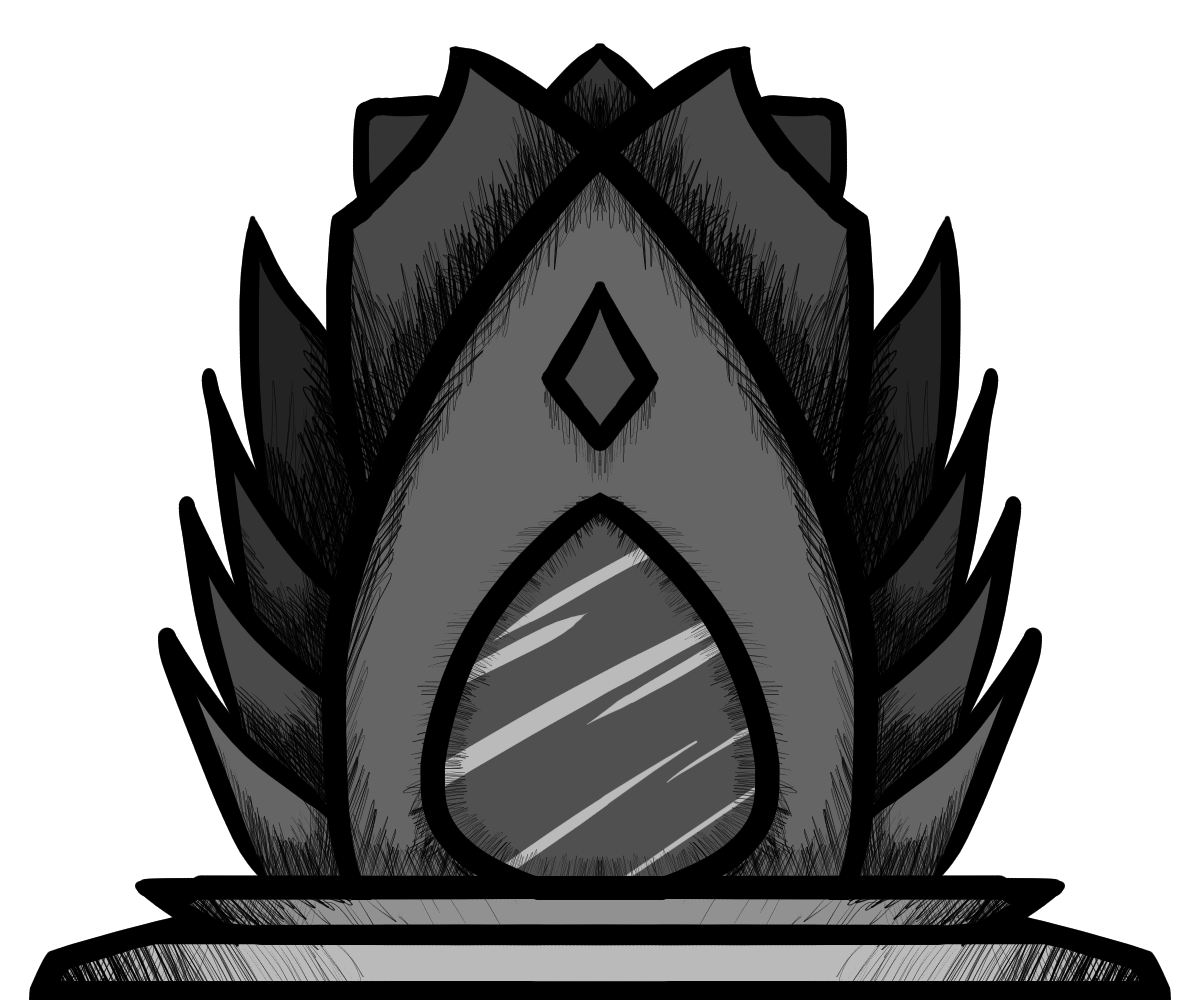
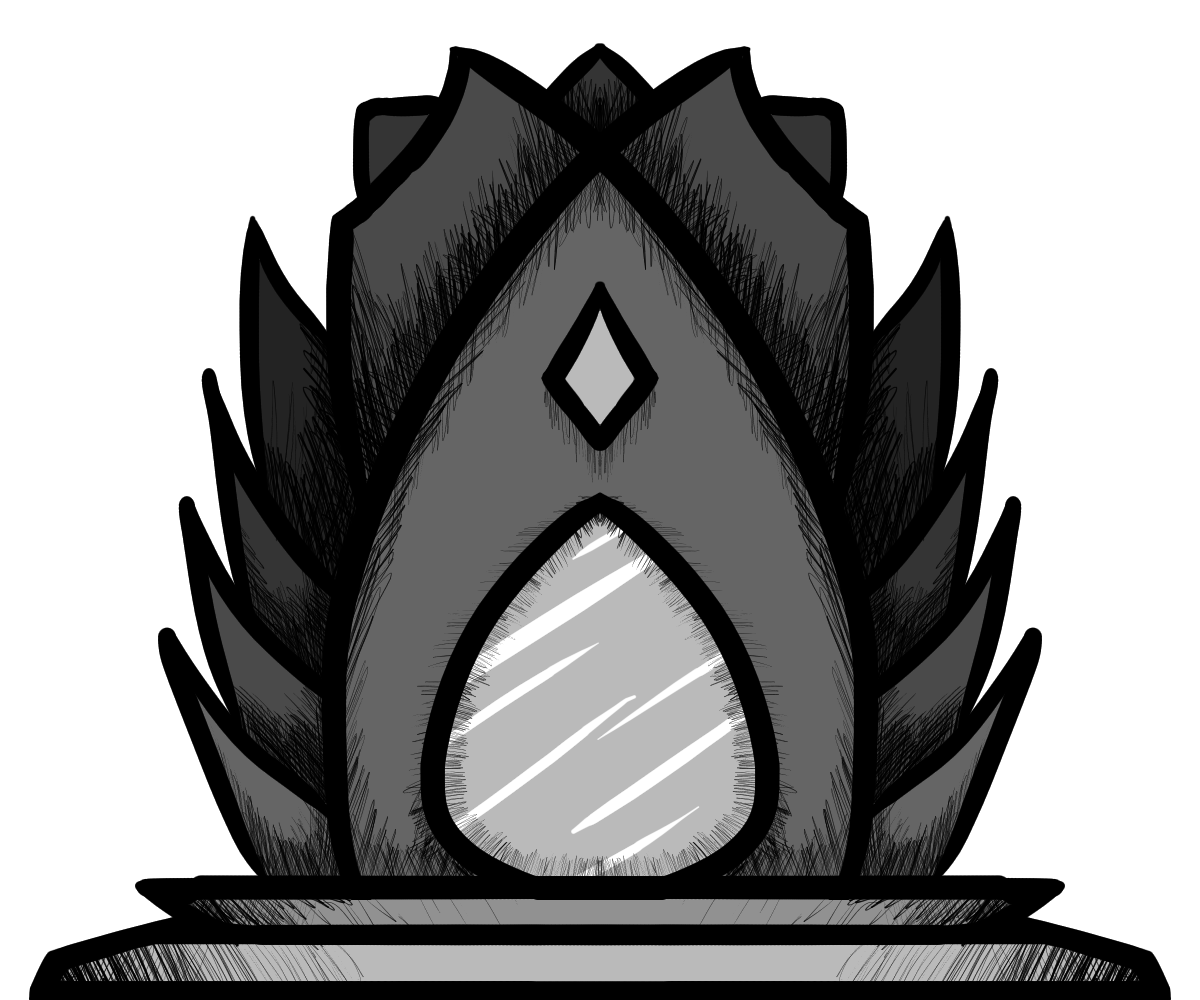
Layer changes from the first 1200x1000 image to the second:
pixels changed over [444, 310, 756, 876] (layer not identified)
